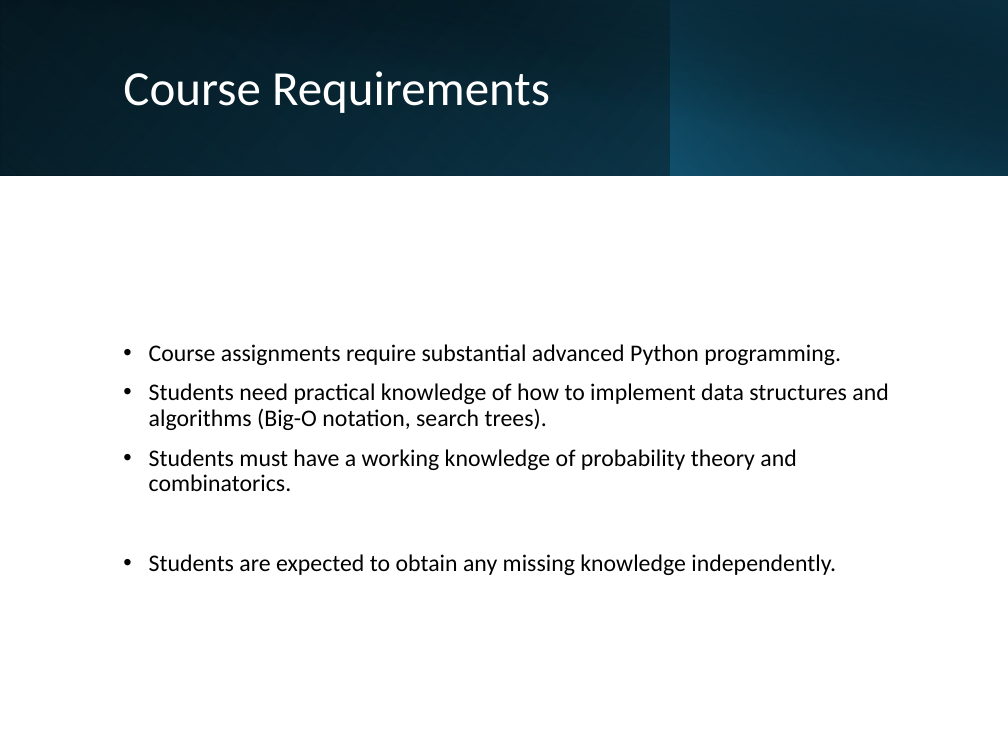
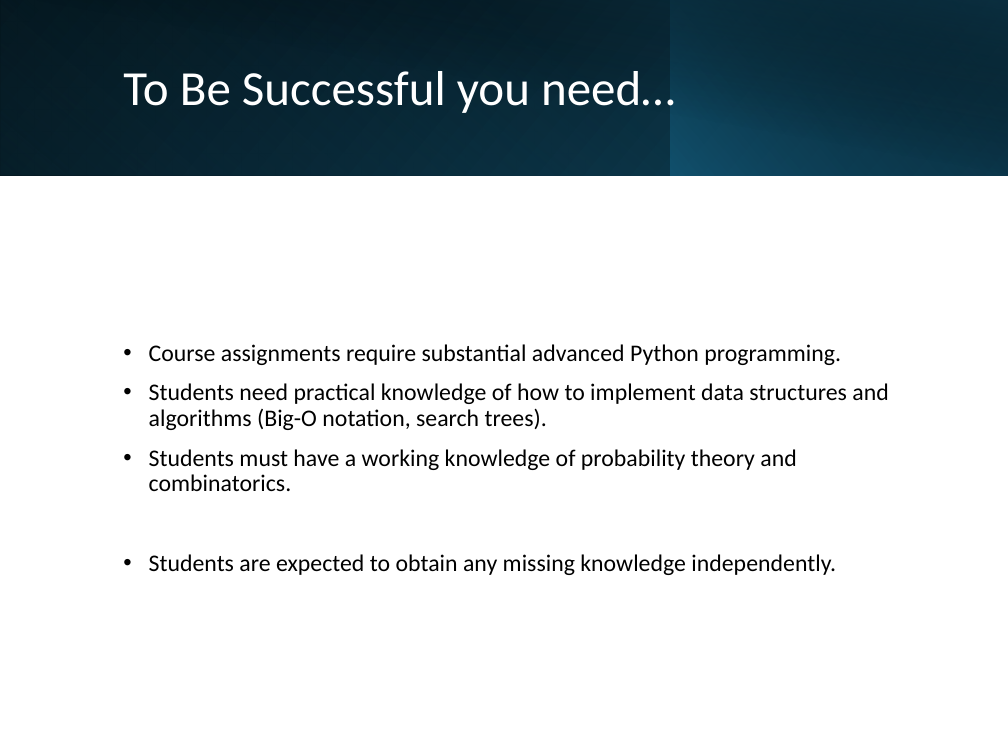
Before and after one commit to mhahsler/CS7320-AI, a slide deck: slide 5 of slides/00_course_intro.pptx (slide 4 before the commit). Drawn at 1008x756 pixels with LibreOffice and Linux fonts; fonts in the diff are those of the drawing. Boxes give left, top, right and bottom in pixels: in the first picture for what was removed or moved away, otherwise in the second. Text is boxed around its words. In the diff, an @@ line names an element or a change of style, - is before the commit and + after.

```diff
--- a/slides/00_course_intro.pptx
+++ b/slides/00_course_intro.pptx
@@ title at (x1=123, y1=71, x2=675, y2=113): text changed @@
-Course Requirements
+To Be Successful you need…
```
Also in this commit, not shown: 1 other slide changed, 1 other file.
